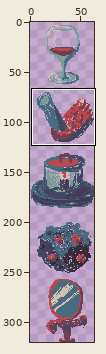
A pixel-art file gets an edit: src/assets/art/package_details.aseprite. The picture above shows the old version from afar; the outline marks the close-up.
Close-up. Old version:
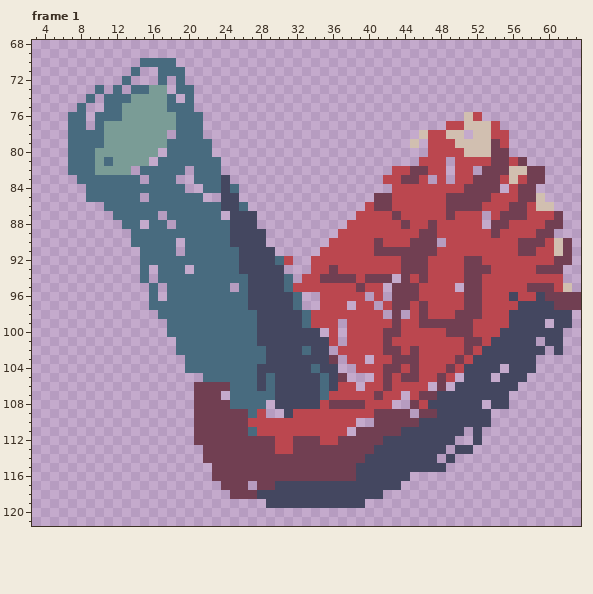
64x320 pixels, 1 frame. Shown: frame 1: x 3..63, y 68..121. The commit also changed other frames or places, which this record leaves out.
New version:
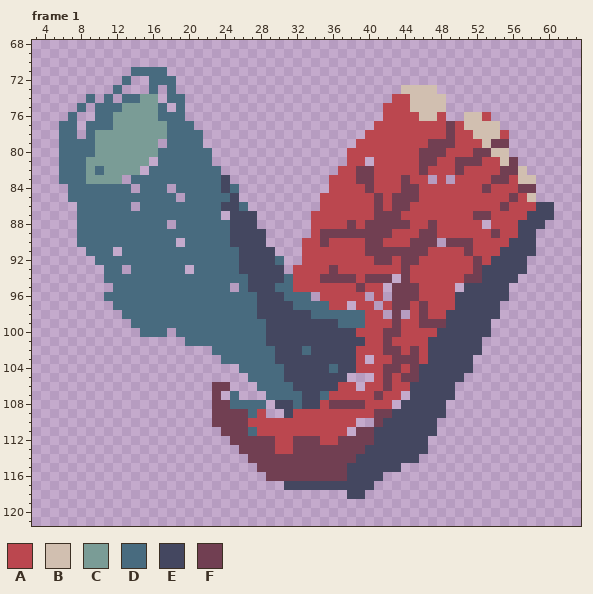
Palette (. is transparent): A #bb474f  B #d1bfb0  C #7a9c96  D #486b7f  E #444760  F #713f52
Edits made:
Changed rows in their new state; - is an unchanged pixel.
Frame 1:
first column x 6:
 70 ---------....---------------------------------------------
 71 ---------DD-..--------------------------------------------
 72 ----------D-D.--------------------------------------------
 73 ----.---..D.D..-----------------------BBBB----------------
 74 ------.-D--.-D.----------------------AABBBB---------------
 75 ----D------D.-.---------------------AAABBBB---------------
 76 --.---C----DD-..--------------------AAAABBA---BA----------
 77 D-.D-D------D--.-------------------AAAAAAAAF----B---------
 78 D-.-C-------D---------------------AAAAAAA--FAA--B---------
 79 D---C------.----.----------------AAAAAAAAFFFAAA--F--------
 80 D----------D--------------------AAAAAAAAFFF--AFFBB--------
 81 D--C-C-----------.--------------AA-AAAAAFF-AFFF-ABF.------
 82 D--CD---C.----D----------------AAFFAA--A---AF-AAA-F-..----
 83 DD-CCCC.-D---DD---------------AAAFFA---A------AA-FABB.----
 84 -DD-----.---.-DD--------------AAAAFAA-FF-----AA-AA--------
 85 -DD------D---.--DDD----------AAAAAA-AFFF---AAAAA--FAB.----
 86 --DDD---.--------------------AAAAA--AFF----AAAA--FAA-EE---
 87 --DDDD-----D----------------AAAAA--FF------A--FF-AAAEEE.--
 88 --DDDDD--D------------------AAAAF-FFFF----------AA-EEE..--
 89 --DDDDDD--------------------AFFFFFFFF--------------EE..---
 90 --DDDDDD-------------------AAF----F--------FFF----EEE....-
 91 ---DDD-DD----D-------------AA-----F------A---F---EEEE....-
 92 ----DDDDD----------------.-A-------FF---A----A--EEEE.....-
 93 -----DD-D-D---------------AA-----------AA----A-EEEEE....--
 94 -----DDDD-D---------------A-------------A------EEEE.....--
 95 ------DDDD-D------------D--------------------EEEEE.......-
 96 -----DDDDD-D---------D---D-D----------------EEEEEE........
 97 ------DDDD-----------D-----DDD--------------EEEEE.........
 98 -------DDDD----------------EDDDDDD---------EEEEEE........-
 99 --------DDDD----------D----EEEEDDD---------EEEEE......-..-
100 ---------DDD.---------D------EEEE---------EEEEEE........--
101 -------------.--------D-------EEEE-------EEEEEE......-..--
102 -------------....------D------EEE--------EEEEEE.......-.--
103 --------------....-----D------EEE--------EEEEE.......-----
104 --------------......--DDD---E-DEE-------EEEEE-...-...-----
105 ----------------.....-D-D----E-E--------EEEEE...-...------
106 ---------------..--...D-DD---E---------EEEEE.......-------
107 ---------------..---...-DDD------------EEE--......--------
108 ---------------..---------D-----------EEE--....-..--------
109 ---------------..--------------------EEEEE-.....----------
110 ---------------..-------------------EEEE--......----------
111 ---------------...-----------------EEE----...-.-----------
112 ---------------....----------------E-----...--.-----------
113 ----------------....--------------E------..-..------------
114 ----------------.....------------E------..-.--------------
115 -----------------.....----------E-----.....---------------
116 -----------------......---------E---...-------------------
117 ------------------...-...----------...--------------------
118 -------------------.............--..----------------------
119 -----------------------...........------------------------
